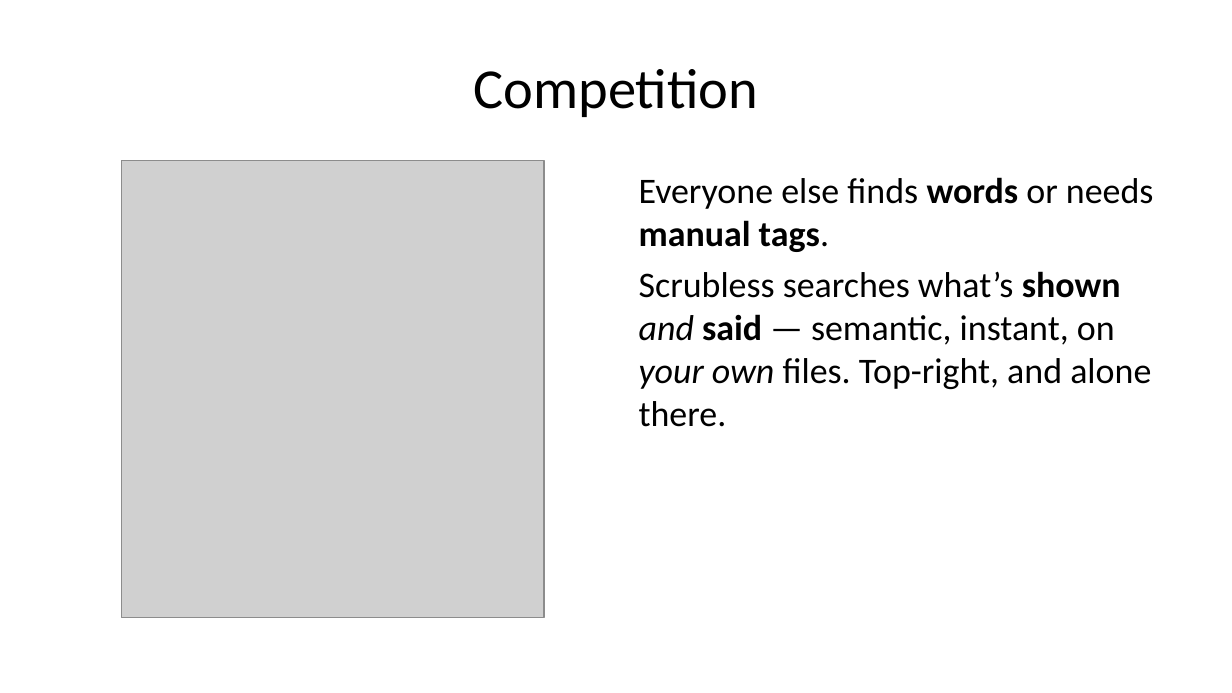
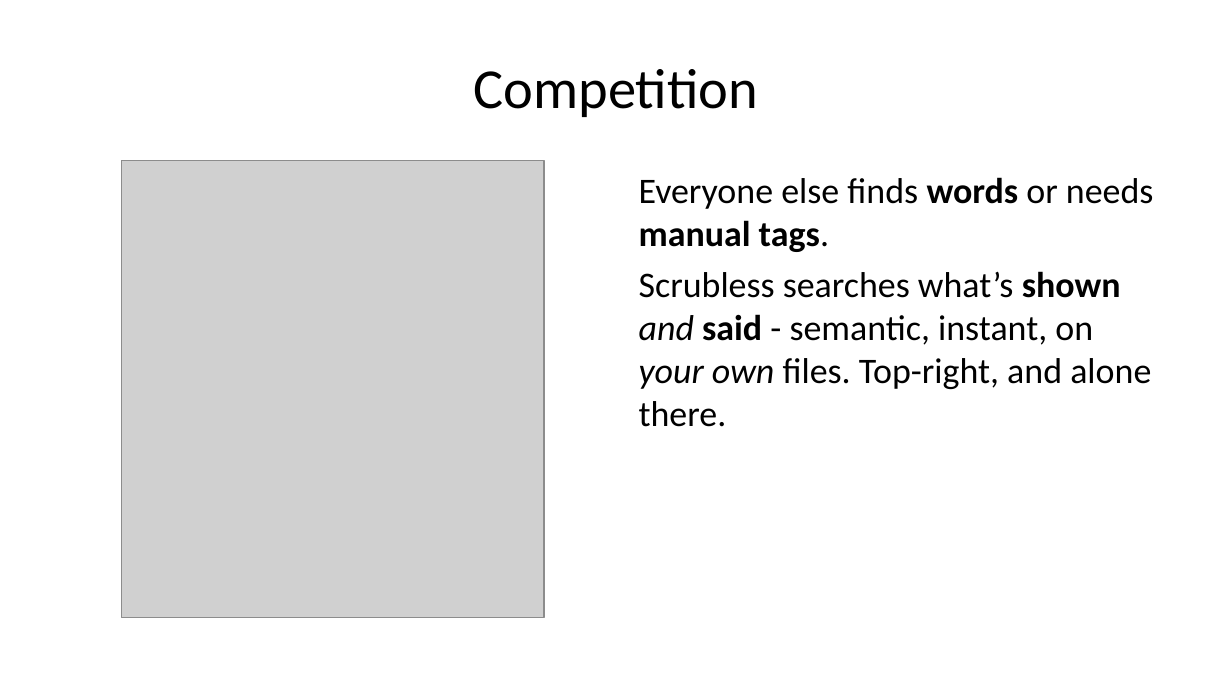
Before and after one commit to ernest-opara/scrubless, a slide deck: slide 11 of docs/PITCH-editable.pptx. Drawn at 1232x693 pixels with LibreOffice and Linux fonts; fonts in the diff are those of the drawing; grey boxes stand for pictures. Boxes give left, top, right and bottom in pixels: in the first picture for what was removed or moved away, otherwise in the second. Text is boxed around its words. In the diff, an @@ line names an element or a change of style, - is before the commit and + after.

```diff
--- a/docs/PITCH-editable.pptx
+++ b/docs/PITCH-editable.pptx
@@ text at bbox=[639, 271, 1151, 427]: text changed @@
-Scrubless searches what’s shown and said — semantic, instant, on your own files. Top-right, and alone there.
+Scrubless searches what’s shown and said - semantic, instant, on your own files. Top-right, and alone there.
```
Also in this commit, not shown: 11 other slides changed, 12 other files.
